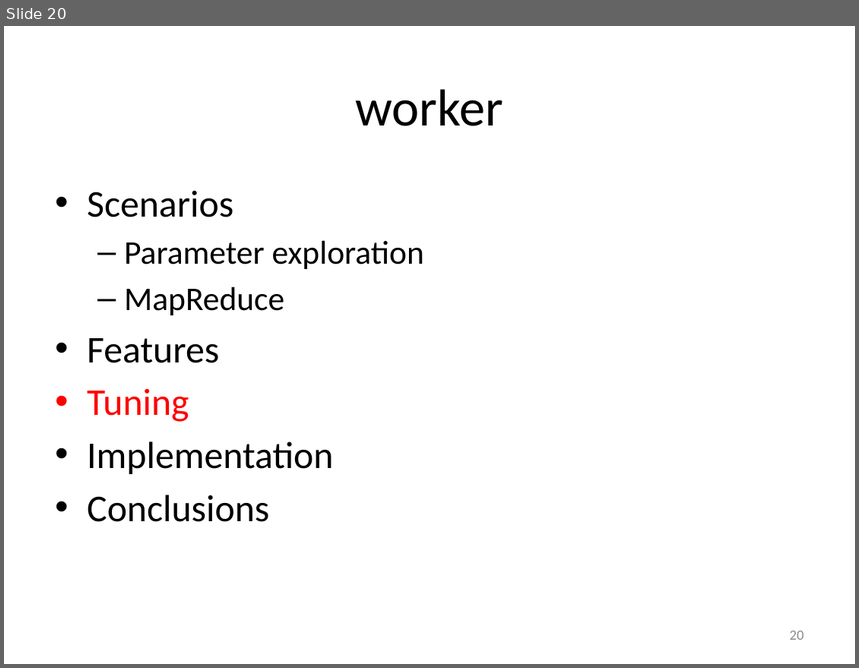
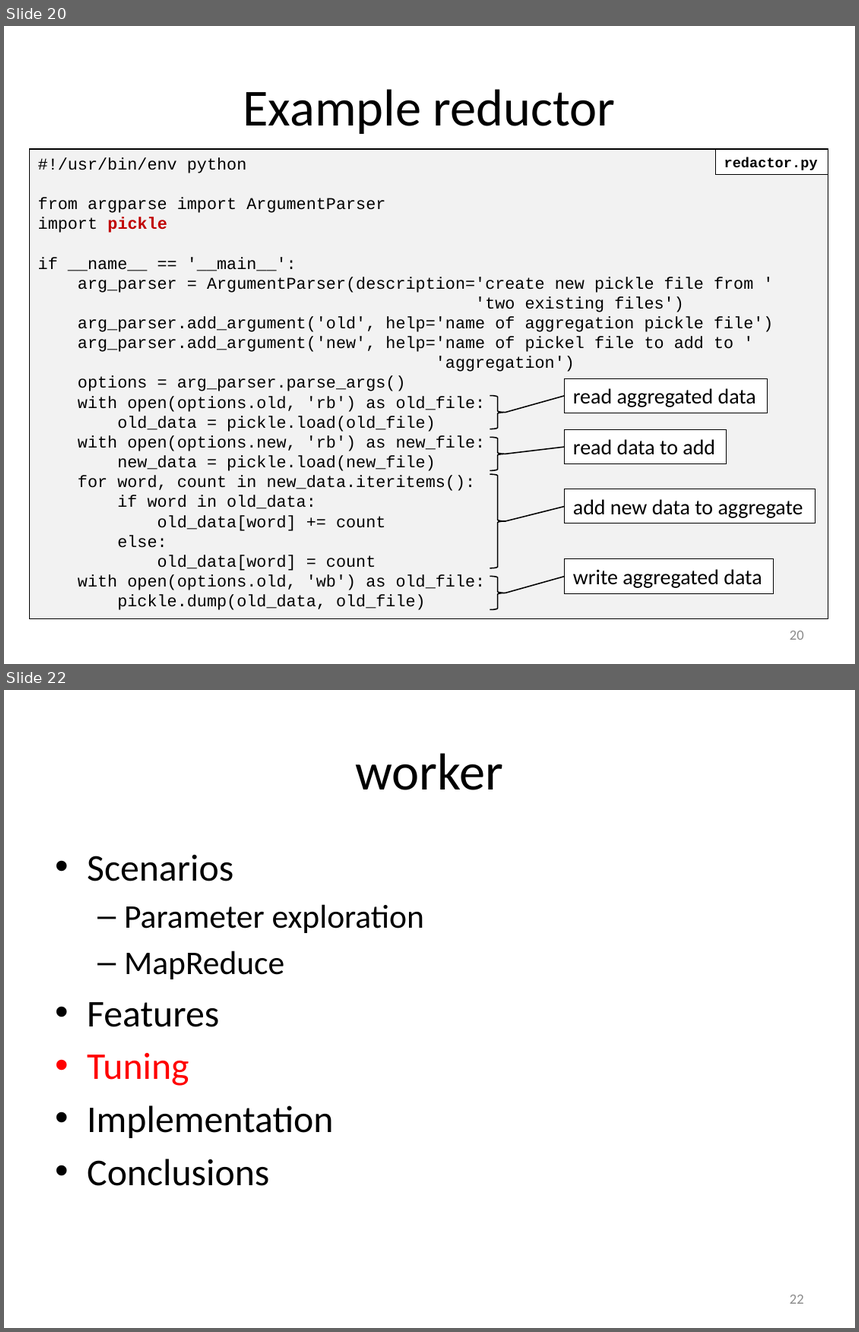
Before and after one commit to gjbex/worker, a slide deck: doc/worker.pptx. Shown one above the other, each under a label of ours: slide 20 before the commit, slides 20 and 22 after it; the slides between them are not shown. The pictures are 859x668 and 859x1332 pixels, drawn with LibreOffice and Linux fonts; fonts in the diff are those of the drawing. Boxes give left, top, right and bottom in pixels: in the first picture for what was removed or moved away, otherwise in the second. Text is boxed around its words. In the diff, an @@ line names an element or a change of style, - is before the commit and + after.

Commit message:
Add wreduce slide and example slide

```diff
--- a/doc/worker.pptx
+++ b/doc/worker.pptx
@@ slide 20 added at box(4, 26, 855, 664), background #FFFFFF @@
@@ title added at box(243, 89, 616, 134), 44 pt, text #000000 @@
+Example reductor
@@ rectangle added at box(30, 149, 828, 620), fill #F2F2F2, outline #000000 0.75 pt, 14 pt, text #000000 @@
+#!/usr/bin/env python
+from argparse import ArgumentParser
+import pickle
+if __name__ == '__main__':
+arg_parser = ArgumentParser(description='create new pickle file from '
+'two existing files')
+arg_parser.add_argument('old', help='name of aggregation pickle file')
+arg_parser.add_argument('new', help='name of pickel file to add to '
+'aggregation')
+options = arg_parser.parse_args()
+with open(options.old, 'rb') as old_file:
+old_data = pickle.load(old_file)
+with open(options.new, 'rb') as new_file:
+new_data = pickle.load(new_file)
+for word, count in new_data.iteritems():
+if word in old_data:
+old_data[word] += count
+else:
+old_data[word] = count
+with open(options.old, 'wb') as old_file:
+pickle.dump(old_data, old_file)
@@ rectangle added at box(715, 149, 828, 175), fill #FFFFFF, outline #000000 0.75 pt, 12 pt, text #000000, bold @@
+redactor.py
@@ rectangle added at box(565, 379, 768, 412), fill #FFFFFF, outline #000000 0.75 pt, 18 pt, text #000000 @@
+read aggregated data
@@ right brace added at box(490, 395, 506, 429), outline #000000 1 pt @@
@@ line added from (565, 396) to (506, 412), #000000 1 pt @@
@@ rectangle added at box(565, 430, 727, 465), fill #FFFFFF, outline #000000 0.75 pt, 18 pt, text #000000 @@
+read data to add
@@ right brace added at box(490, 437, 506, 471), outline #000000 1 pt @@
@@ line added from (565, 447) to (506, 454), #000000 1 pt @@
@@ right brace added at box(490, 474, 506, 568), outline #000000 1 pt @@
@@ rectangle added at box(565, 489, 815, 523), fill #FFFFFF, outline #000000 0.75 pt, 18 pt, text #000000 @@
+add new data to aggregate
@@ line added from (565, 507) to (506, 522), #000000 1 pt @@
@@ rectangle added at box(565, 560, 773, 594), fill #FFFFFF, outline #000000 0.75 pt, 18 pt, text #000000 @@
+write aggregated data
@@ right brace added at box(490, 577, 506, 610), outline #000000 1 pt @@
@@ line added from (565, 577) to (506, 593), #000000 1 pt @@
@@ page number added at box(790, 631, 804, 640), 12 pt, text #8C8C8C @@
+20
@@ what was slide 20 is now slide 22 @@
@@ page number at box(790, 1295, 804, 1304): text changed @@
-20
+22
```
Also in this commit, not shown: 6 slides changed, 1 other slide added.
